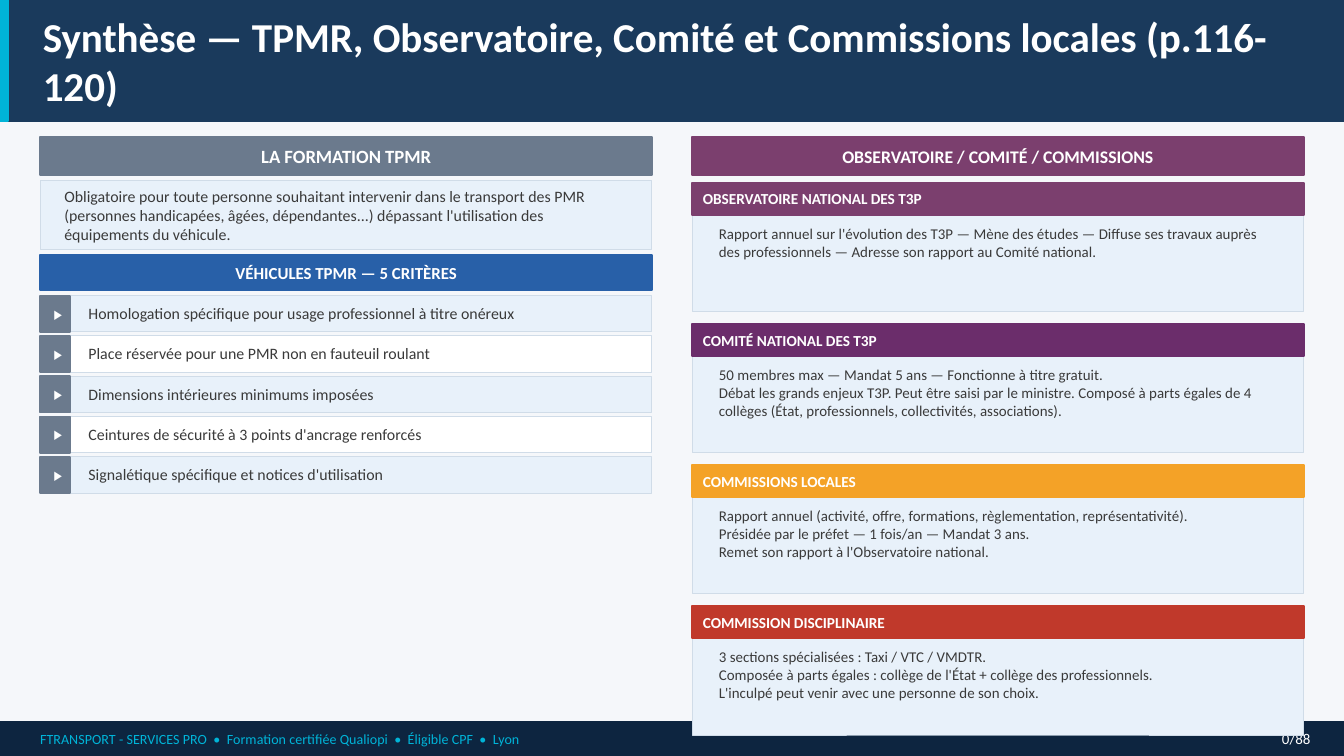
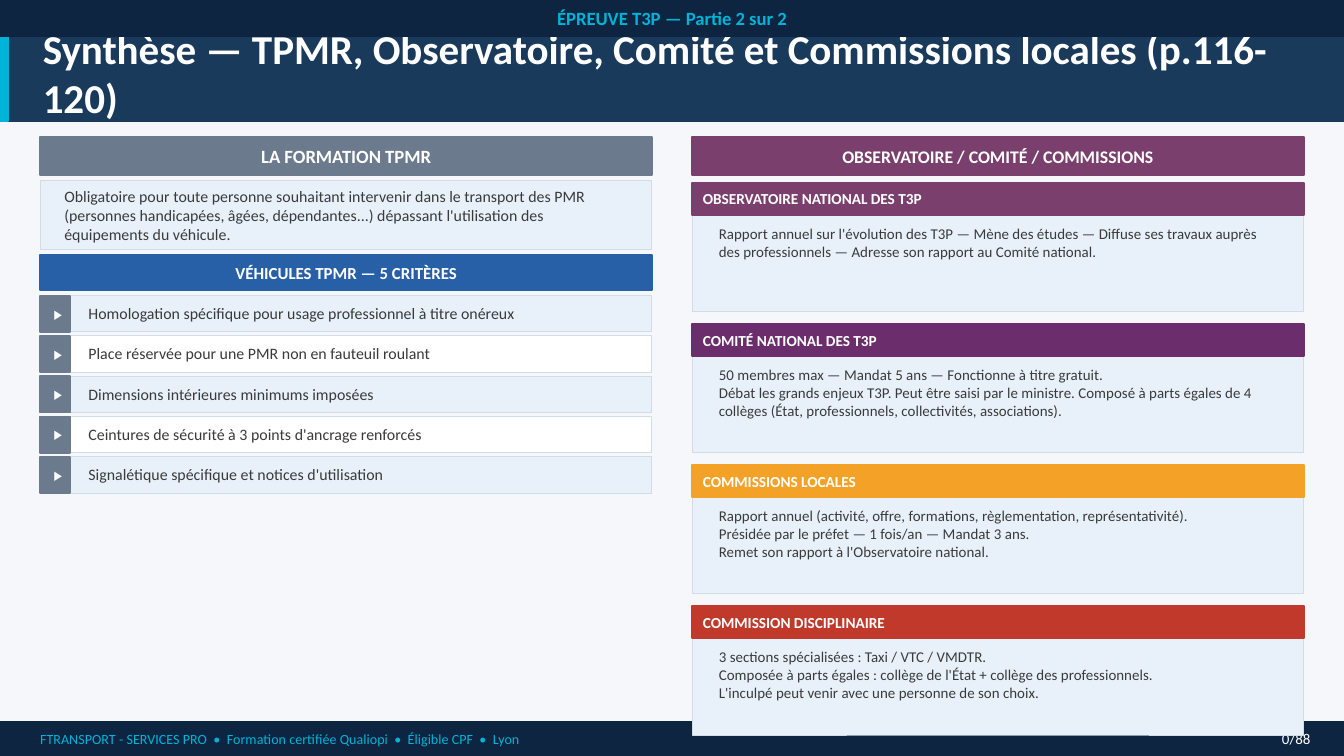
Before and after one commit to nanouf69/insight-learn-manage, a slide deck: slide 32 of public/cours/vtc/A_T3P_partie_2.pptx (slide 28 before the commit). Drawn at 1344x756 pixels with LibreOffice and Linux fonts; fonts in the diff are those of the drawing. Boxes give left, top, right and bottom in pixels: in the first picture for what was removed or moved away, otherwise in the second. Text is boxed around its words. In the diff, an @@ line names an element or a change of style, - is before the commit and + after.

```diff
--- a/public/cours/vtc/A_T3P_partie_2.pptx
+++ b/public/cours/vtc/A_T3P_partie_2.pptx
@@ rectangle added at [0, 0, 1344, 38], fill #0D2540, 10 pt, text #00B4D8, bold @@
+ÉPREUVE T3P — Partie 2 sur 2
@@ text "Synthèse — TPMR, Observatoire, Comité ...": place and size @@
-text "Synthèse — TPMR, Observatoire, Comité ..." at [43, 22, 1267, 107]
+text "Synthèse — TPMR, Observatoire, Comité ..." at [43, 37, 1267, 123]
```
Also in this commit, not shown: 38 other slides changed, 4 slides added.
